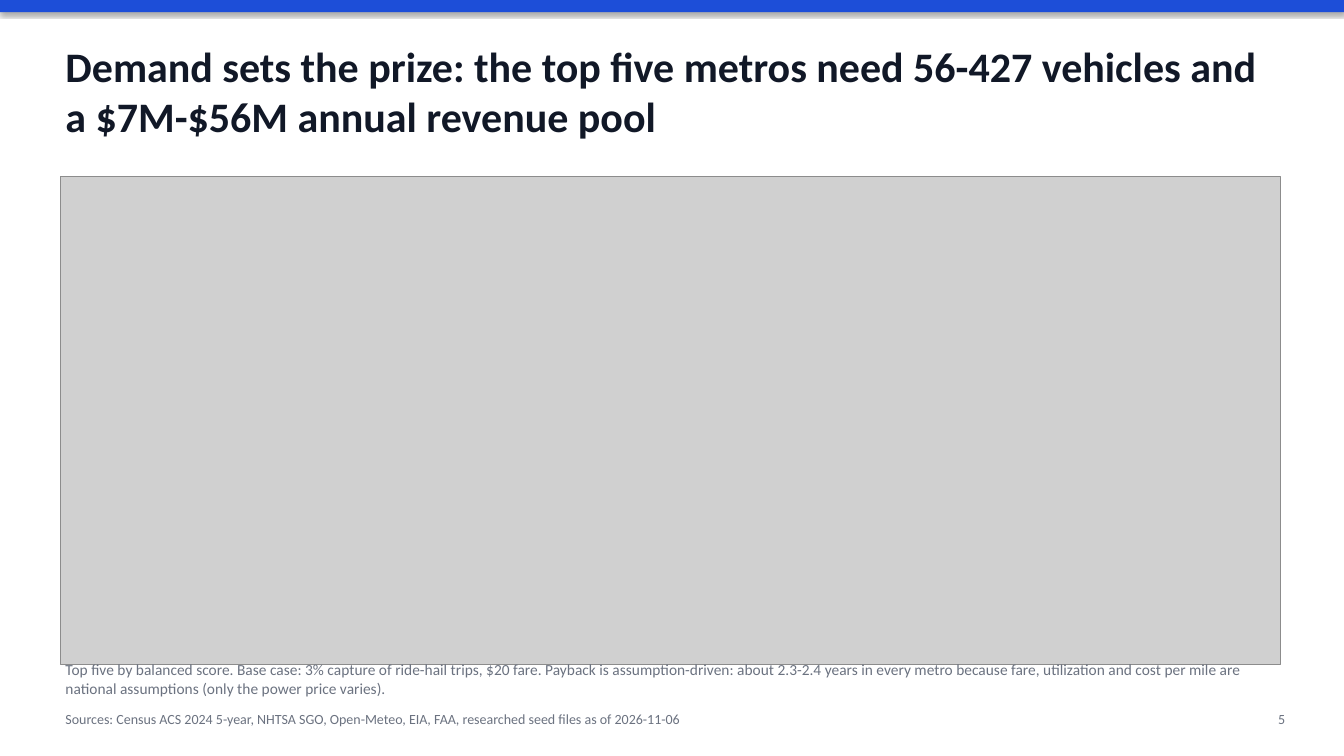
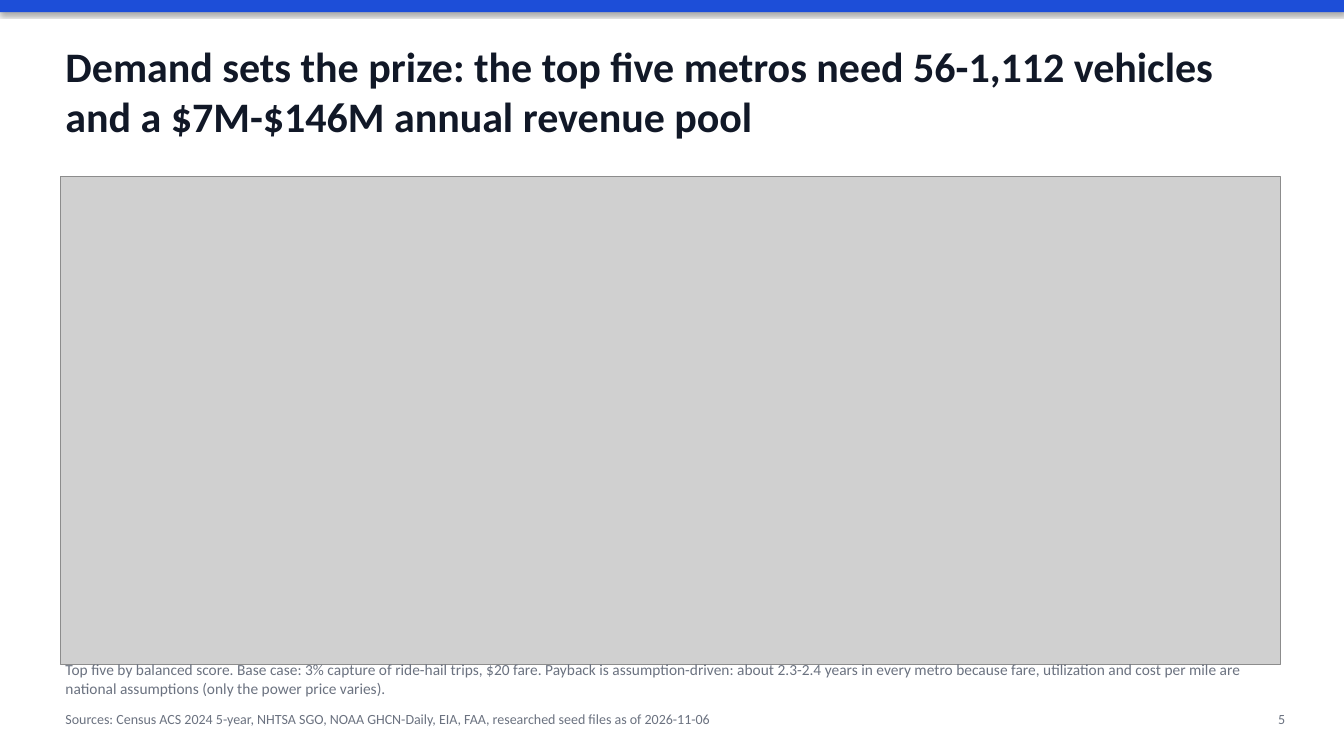
Before and after one commit to jmayank574/av-expansion-strategy, a slide deck: slide 5 of reports/deck.pptx. Drawn at 1344x756 pixels with LibreOffice and Linux fonts; fonts in the diff are those of the drawing; grey boxes stand for pictures. Boxes give left, top, right and bottom in pixels: in the first picture for what was removed or moved away, otherwise in the second. Text is boxed around its words. In the diff, an @@ line names an element or a change of style, - is before the commit and + after.

```diff
--- a/reports/deck.pptx
+++ b/reports/deck.pptx
@@ text at (65,52,1213,139): text changed @@
-Demand sets the prize: the top five metros need 56-427 vehicles and a $7M-$56M annual revenue pool
+Demand sets the prize: the top five metros need 56-1,112 vehicles and a $7M-$146M annual revenue pool
@@ text at (65,714,710,726): text changed @@
-Sources: Census ACS 2024 5-year, NHTSA SGO, Open-Meteo, EIA, FAA, researched seed files as of 2026-11-06
+Sources: Census ACS 2024 5-year, NHTSA SGO, NOAA GHCN-Daily, EIA, FAA, researched seed files as of 2026-11-06
```
Also in this commit, not shown: 6 other slides changed, 40 other files.
